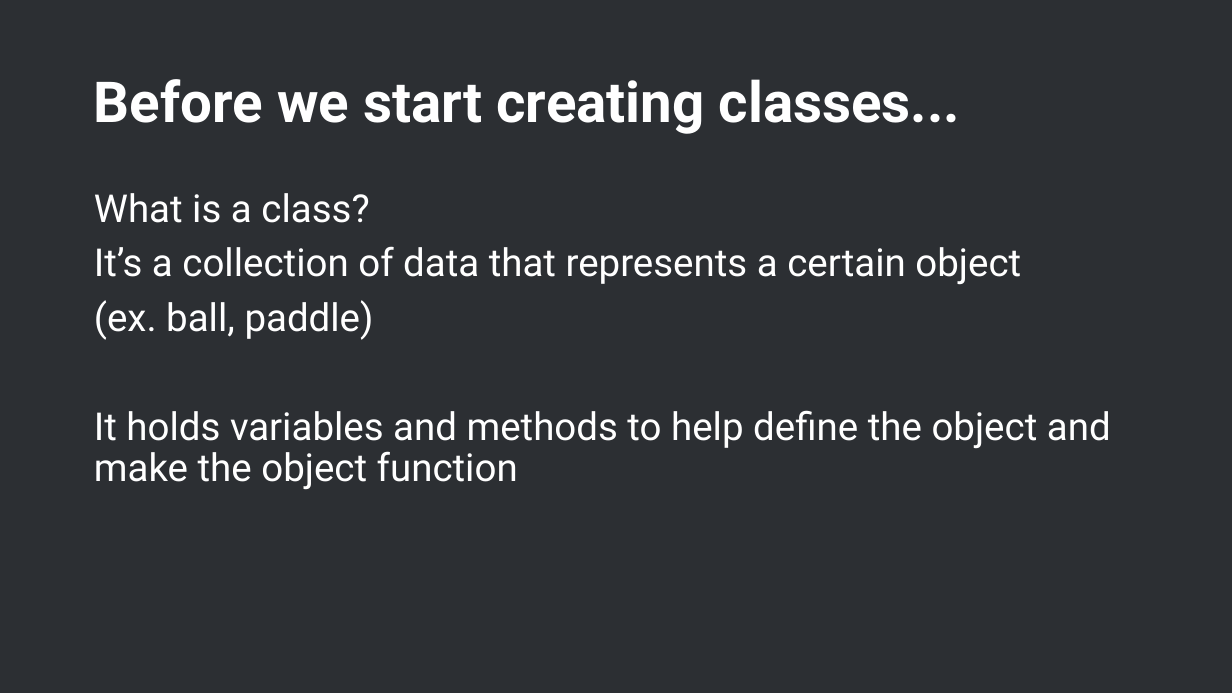
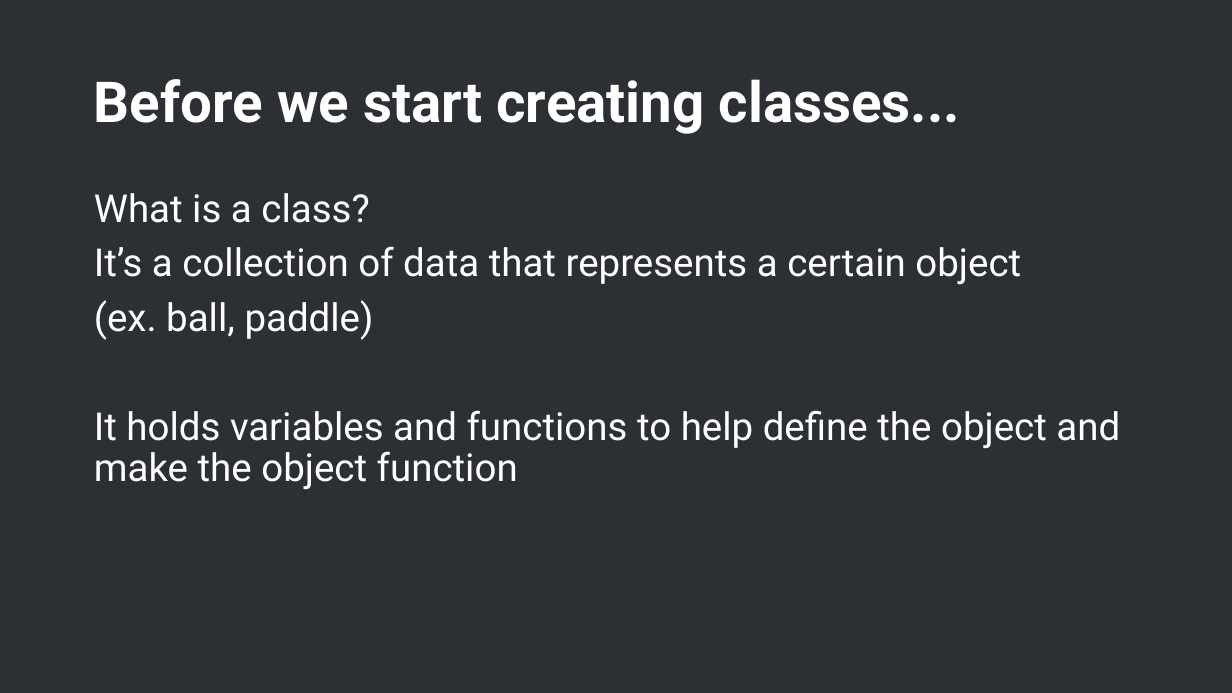
Before and after one commit to Kaidriver/p5.js-pong-workshop, a slide deck: slide 12 of p5.js workshopu.pptx (slide 11 before the commit). Drawn at 1232x693 pixels with LibreOffice and Linux fonts; fonts in the diff are those of the drawing; background and template pictures are left out. Boxes give left, top, right and bottom in pixels: in the first picture for what was removed or moved away, otherwise in the second. Text is boxed around its words. In the diff, an @@ line names an element or a change of style, - is before the commit and + after.

```diff
--- a/p5.js workshopu.pptx
+++ b/p5.js workshopu.pptx
@@ text at (94, 410, 1120, 490): text changed @@
-It holds variables and methods to help define the object and make the object function
+It holds variables and functions to help define the object and make the object function
```
Also in this commit, not shown: 14 other slides changed, 3 slides added.
